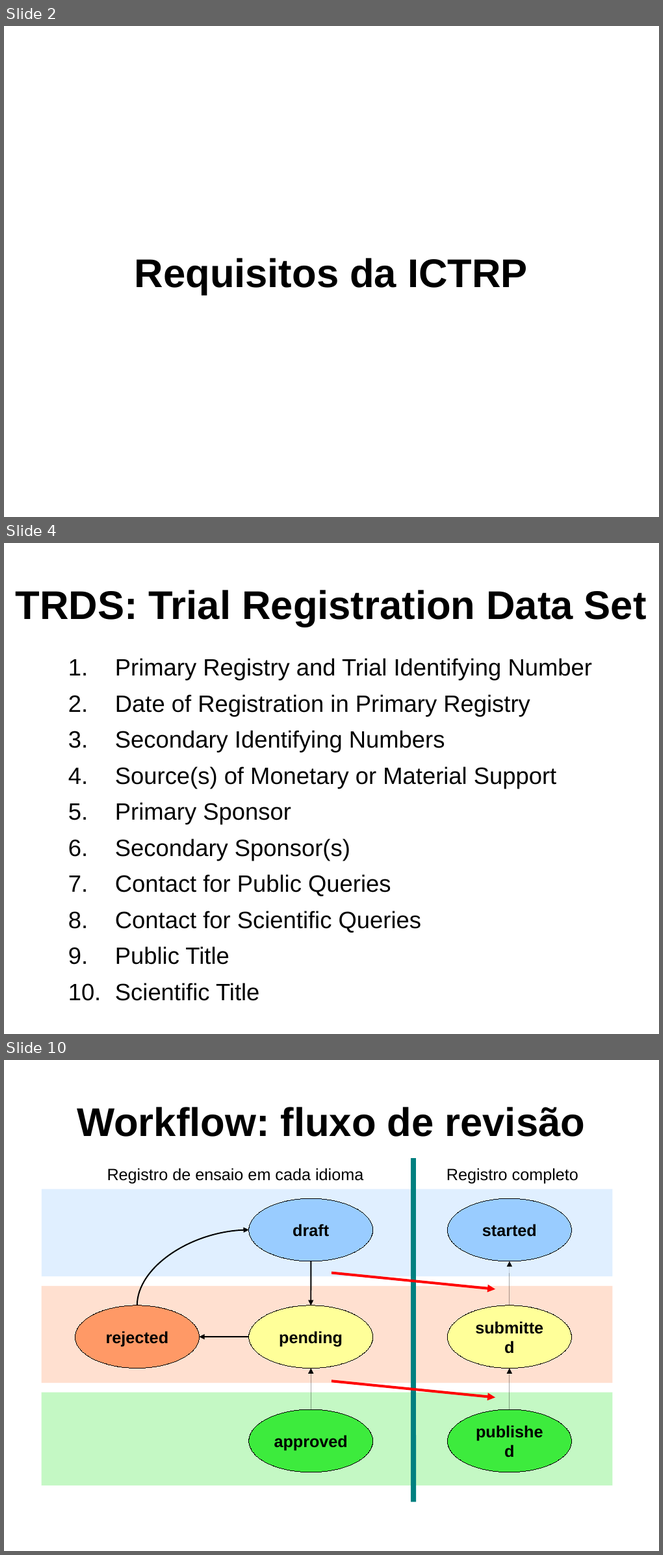
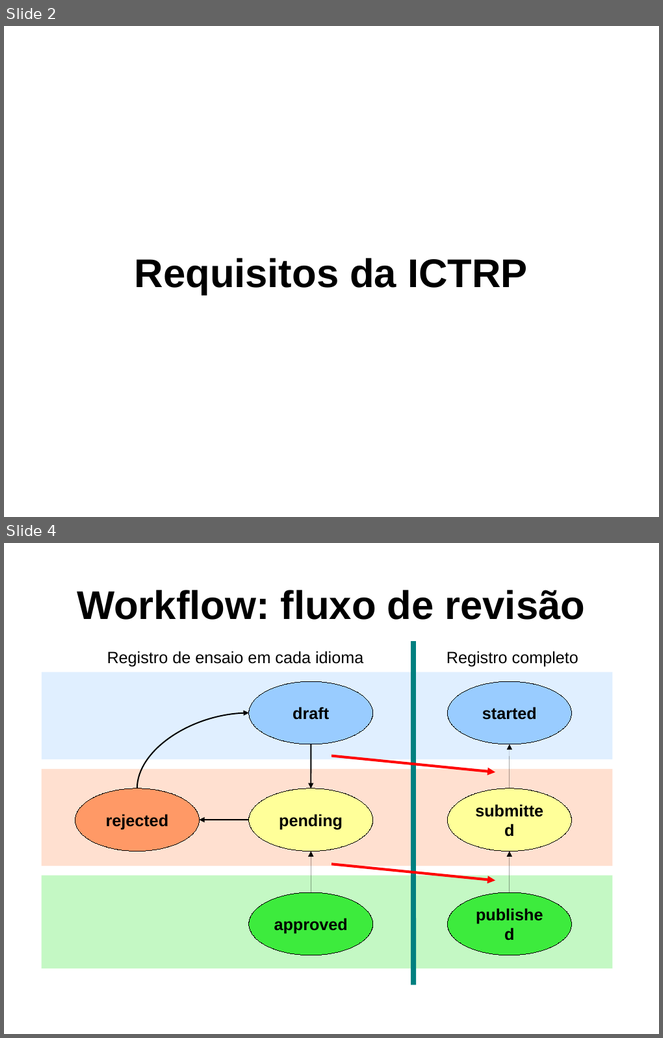
Before and after one commit to frac/opentrials, a slide deck: docs/fiocruz-2009-11.odp. Shown one above the other, each under a label of ours: slides 2, 4 and 10 before the commit, slides 2 and 4 after it; the slides between them are not shown. The pictures are 663x1555 and 663x1038 pixels, drawn with LibreOffice and Linux fonts; fonts in the diff are those of the drawing; background and template pictures are left out. Boxes give left, top, right and bottom in pixels: in the first picture for what was removed or moved away, otherwise in the second. Text is boxed around its words. In the diff, an @@ line names an element or a change of style, - is before the commit and + after.

```diff
--- a/docs/fiocruz-2009-11.odp
+++ b/docs/fiocruz-2009-11.odp
@@ slide 4 removed at [4,543,659,1034], background picture (left out) @@
@@ title removed at [16,590,647,627] @@
-TRDS: Trial Registration Data Set
@@ text removed at [68,658,592,1001] @@
-1. Primary Registry and Trial Identifying Number
-2. Date of Registration in Primary Registry
-3. Secondary Identifying Numbers
-4. Source(s) of Monetary or Material Support
-5. Primary Sponsor
-6. Secondary Sponsor(s)
-7. Contact for Public Queries
-8. Contact for Scientific Queries
-9. Public Title
-10. Scientific Title
@@ what was slide 10 is now slide 4 @@
```
Also in this commit, not shown: 2 slides changed, 6 slides added, 5 other slides removed, 2 other files.
